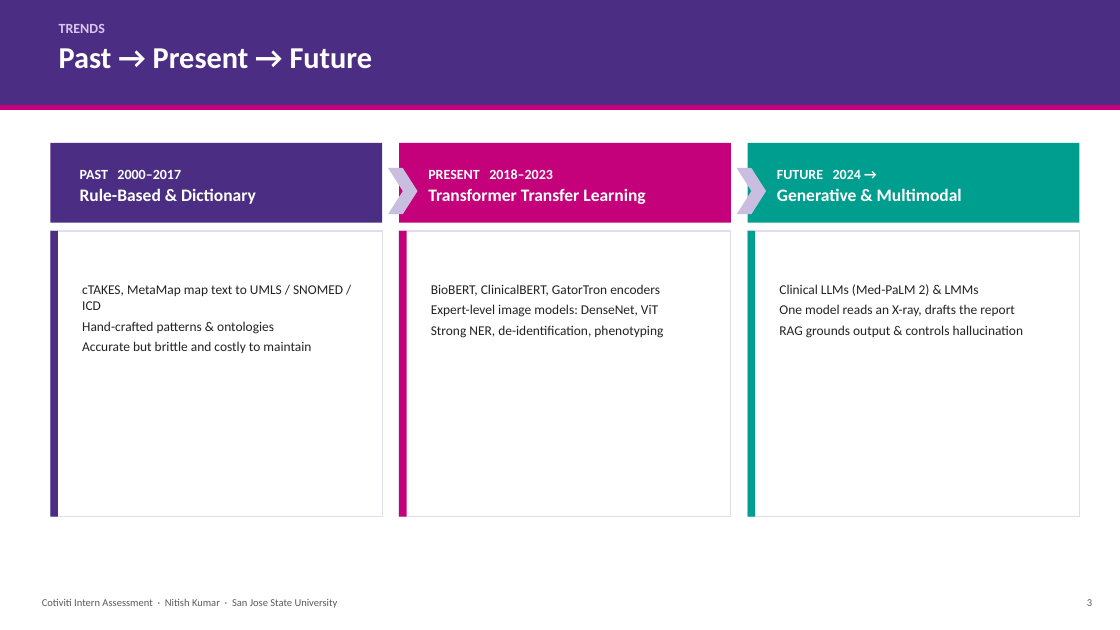
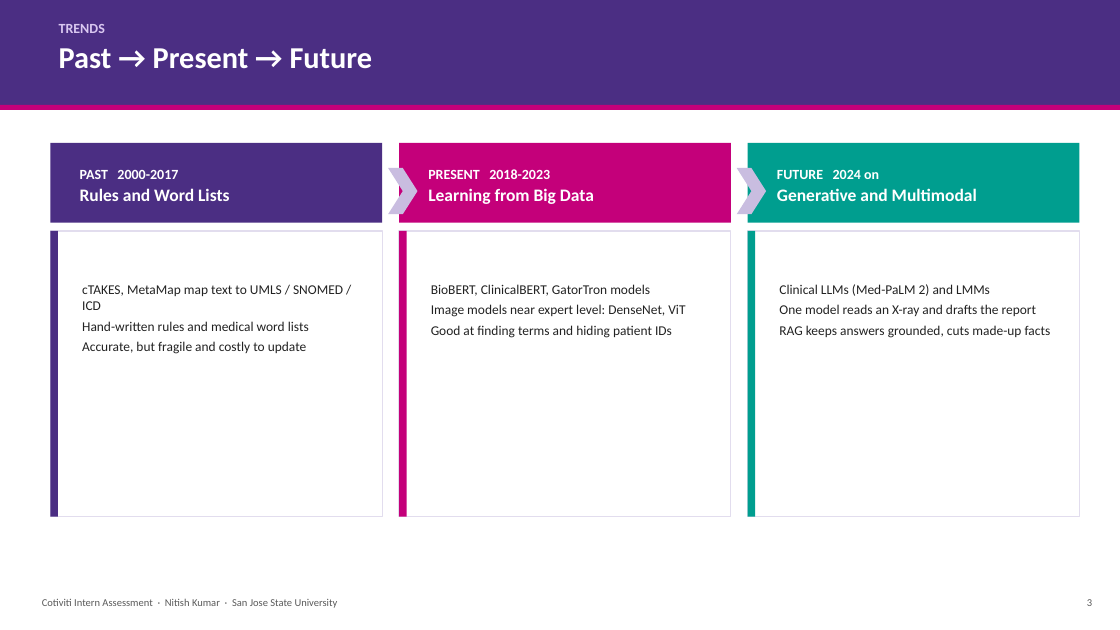
Before and after one commit to nitishhrms/cotiviti-intern-assessment, a slide deck: slide 3 of deliverables/Nitish_Kumar_Presentation.pptx. Drawn at 1120x630 pixels with LibreOffice and Linux fonts; fonts in the diff are those of the drawing. Boxes give left, top, right and bottom in pixels: in the first picture for what was removed or moved away, otherwise in the second. Text is boxed around its words. In the diff, an @@ line names an element or a change of style, - is before the commit and + after.

```diff
--- a/deliverables/Nitish_Kumar_Presentation.pptx
+++ b/deliverables/Nitish_Kumar_Presentation.pptx
@@ text at <box>80,170,229,201</box>: text changed @@
-PAST 2000–2017
-Rule-Based & Dictionary
+PAST 2000-2017
+Rules and Word Lists
@@ text at <box>428,169,594,204</box>: text changed @@
-PRESENT 2018–2023
-Transformer Transfer Learning
+PRESENT 2018-2023
+Learning from Big Data
@@ text at <box>777,170,977,201</box>: text changed @@
-FUTURE 2024 →
-Generative & Multimodal
+FUTURE 2024 on
+Generative and Multimodal
@@ text at <box>431,284,685,338</box>: text changed @@
-BioBERT, ClinicalBERT, GatorTron encoders
-Expert-level image models: DenseNet, ViT
-Strong NER, de-identification, phenotyping
+BioBERT, ClinicalBERT, GatorTron models
+Image models near expert level: DenseNet, ViT
+Good at finding terms and hiding patient IDs
@@ text at <box>779,284,1051,338</box>: text changed @@
-Clinical LLMs (Med-PaLM 2) & LMMs
-One model reads an X-ray, drafts the report
-RAG grounds output & controls hallucination
+Clinical LLMs (Med-PaLM 2) and LMMs
+One model reads an X-ray and drafts the report
+RAG keeps answers grounded, cuts made-up facts
@@ text at <box>82,321,309,354</box>: text changed @@
-Hand-crafted patterns & ontologies
-Accurate but brittle and costly to maintain
+Hand-written rules and medical word lists
+Accurate, but fragile and costly to update
```
Also in this commit, not shown: 6 other slides changed, 1 other file.
